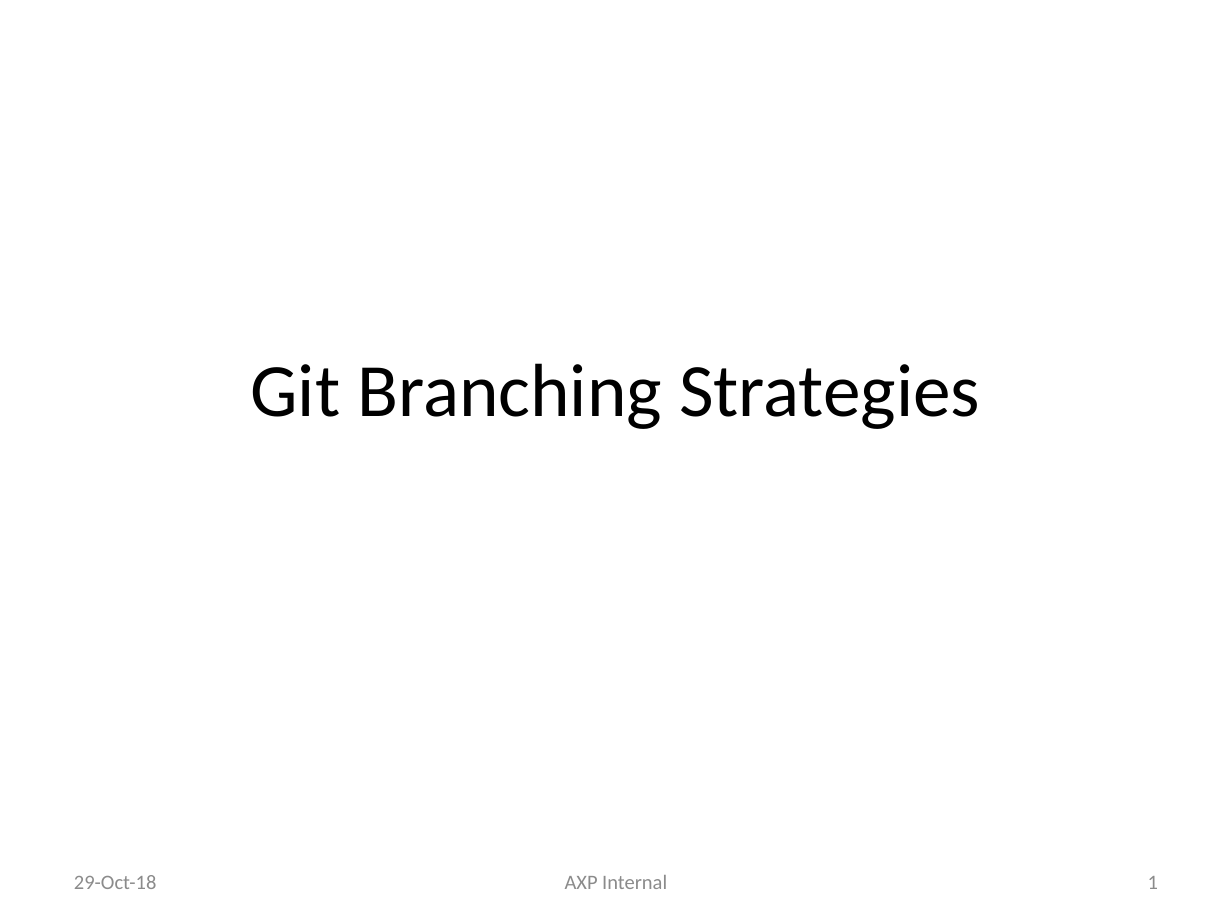
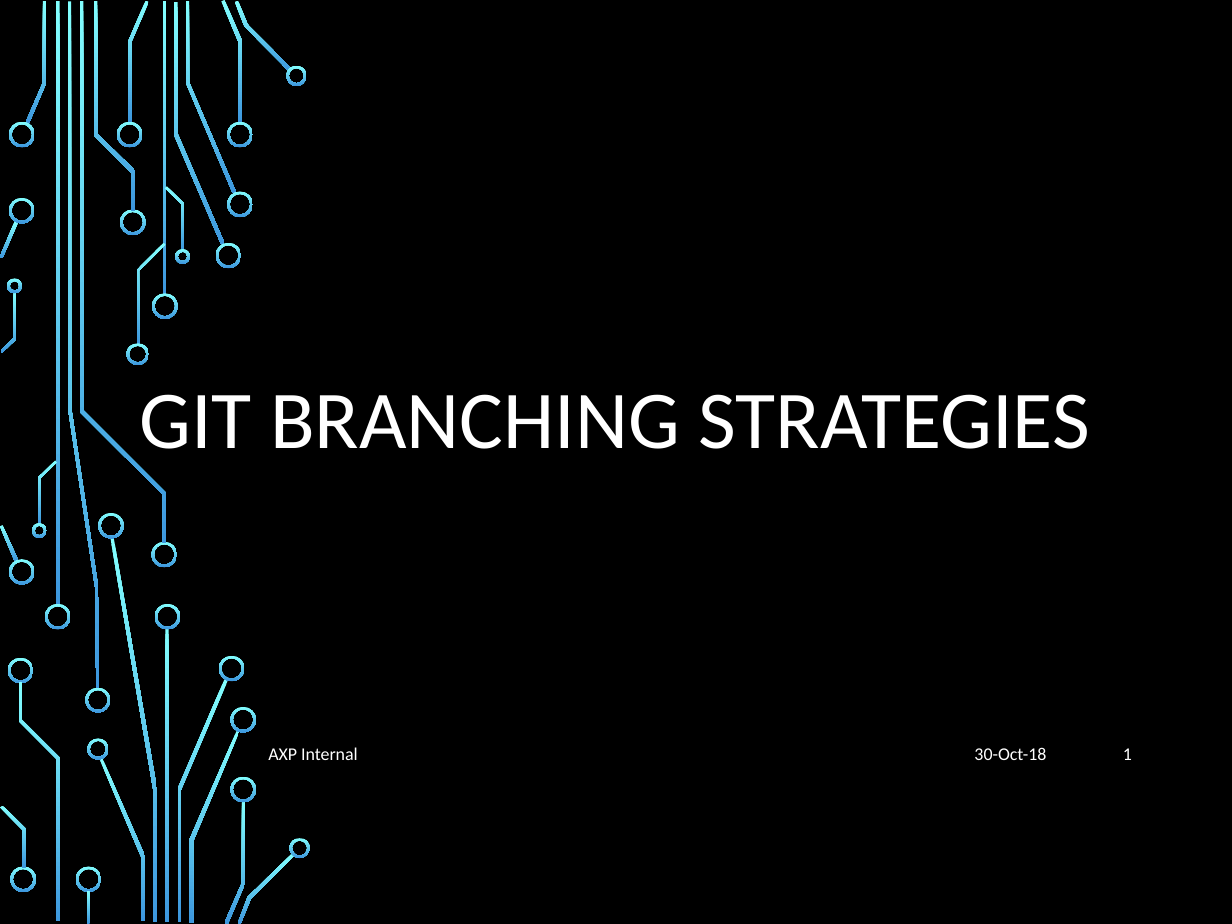
Before and after one commit to liyuan6006/GitStrategies, a slide deck: slide 1 of Branching.pptx. Drawn at 1232x924 pixels with LibreOffice and Linux fonts; fonts in the diff are those of the drawing; background and template pictures are left out. Boxes give left, top, right and bottom in pixels: in the first picture for what was removed or moved away, otherwise in the second. Text is boxed around its words. In the diff, an @@ line names an element or a change of style, - is before the commit and + after.

```diff
--- a/Branching.pptx
+++ b/Branching.pptx
@@ background #FFFFFF to picture (left out) @@
@@ title "GIT BRANCHING STRATEGIES" at [139, 394, 1090, 468]: vertical alignment middle to bottom @@
@@ title at [139, 394, 1090, 468]: text changed; size 44 to 48 pt; text colour #000000 to #FFFFFF @@
-Git Branching Strategies
+GIT BRANCHING STRATEGIES
@@ group added at [0, 0, 310, 924]: 50 freeform shapes, 4 rectangles @@
@@ text "AXP Internal": place and size @@
-text "AXP Internal" at [565, 875, 667, 889]
+text "AXP Internal" at [268, 747, 358, 760]
@@ text "AXP Internal" at [268, 747, 358, 760]: size 12 to 10.5 pt, text colour #8C8C8C to #FFFFFF; alignment centre to left @@
@@ text at [974, 747, 1046, 760]: text changed; size 12 to 10.5 pt; text colour #8C8C8C to #FFFFFF @@
-29-Oct-18
+30-Oct-18
@@ page number: place and size @@
-page number at [1148, 876, 1158, 889]
+page number at [1123, 748, 1132, 760]
@@ page number at [1123, 748, 1132, 760]: size 12 to 10.5 pt, text colour #8C8C8C to #FFFFFF @@
```
Also in this commit, not shown: 12 other slides changed, 4 slides added, 4 slides removed.
